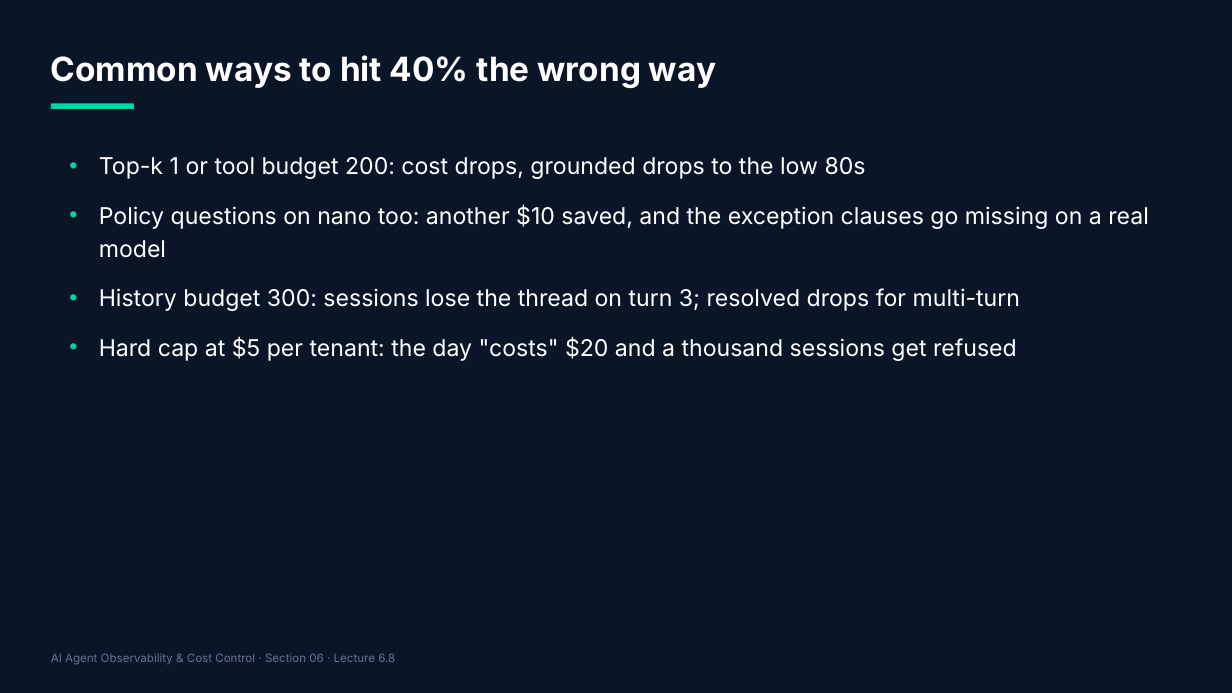
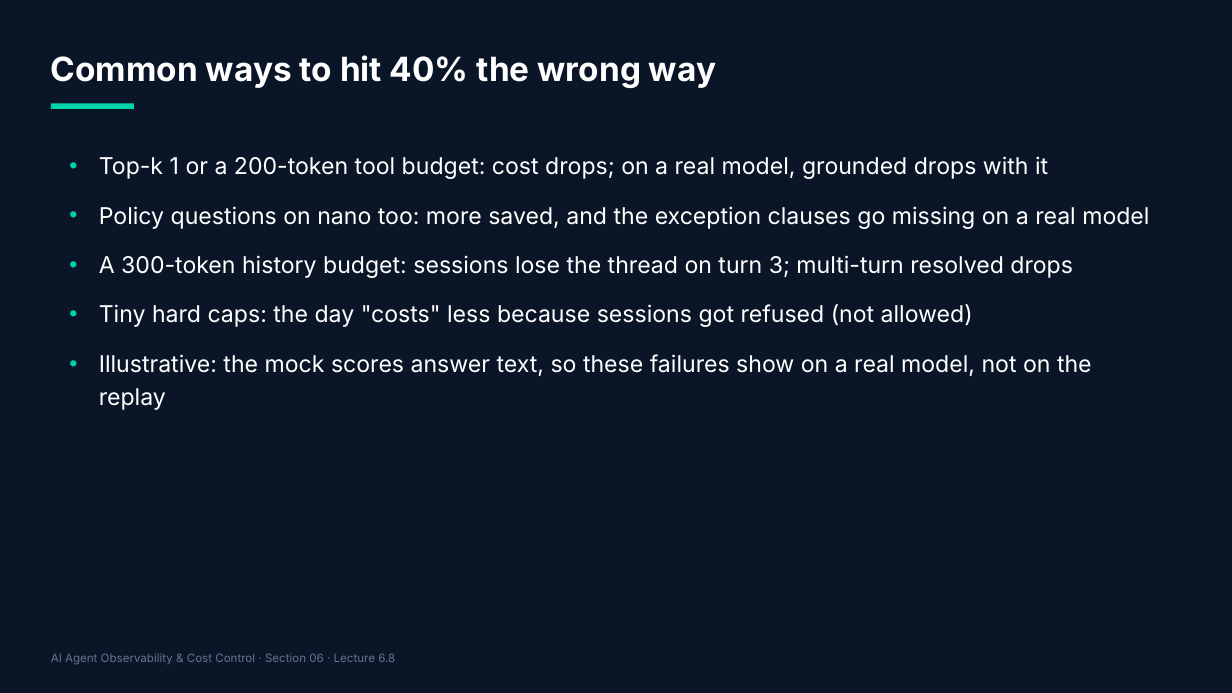
Before and after one commit to adithyagithub27/Course, a slide deck: slide 57 of agent-observability-course/10-graphics/slides/section-06.pptx (slide 46 before the commit). Drawn at 1232x693 pixels with LibreOffice and Linux fonts; fonts in the diff are those of the drawing. Boxes give left, top, right and bottom in pixels: in the first picture for what was removed or moved away, otherwise in the second. Text is boxed around its words. In the diff, an @@ line names an element or a change of style, - is before the commit and + after.

```diff
--- a/agent-observability-course/10-graphics/slides/section-06.pptx
+++ b/agent-observability-course/10-graphics/slides/section-06.pptx
@@ text at [99,156,1149,410]: text changed @@
-• Top-k 1 or tool budget 200: cost drops, grounded drops to the low 80s
-• Policy questions on nano too: another $10 saved, and the exception clauses go missing on a real model
-• History budget 300: sessions lose the thread on turn 3; resolved drops for multi-turn
-• Hard cap at $5 per tenant: the day "costs" $20 and a thousand sessions get refused
+• Top-k 1 or a 200-token tool budget: cost drops; on a real model, grounded drops with it
+• Policy questions on nano too: more saved, and the exception clauses go missing on a real model
+• A 300-token history budget: sessions lose the thread on turn 3; multi-turn resolved drops
+• Tiny hard caps: the day "costs" less because sessions got refused (not allowed)
+• Illustrative: the mock scores answer text, so these failures show on a real model, not on the replay
```
Also in this commit, not shown: 24 other slides changed, 13 slides added, 47 other files.
